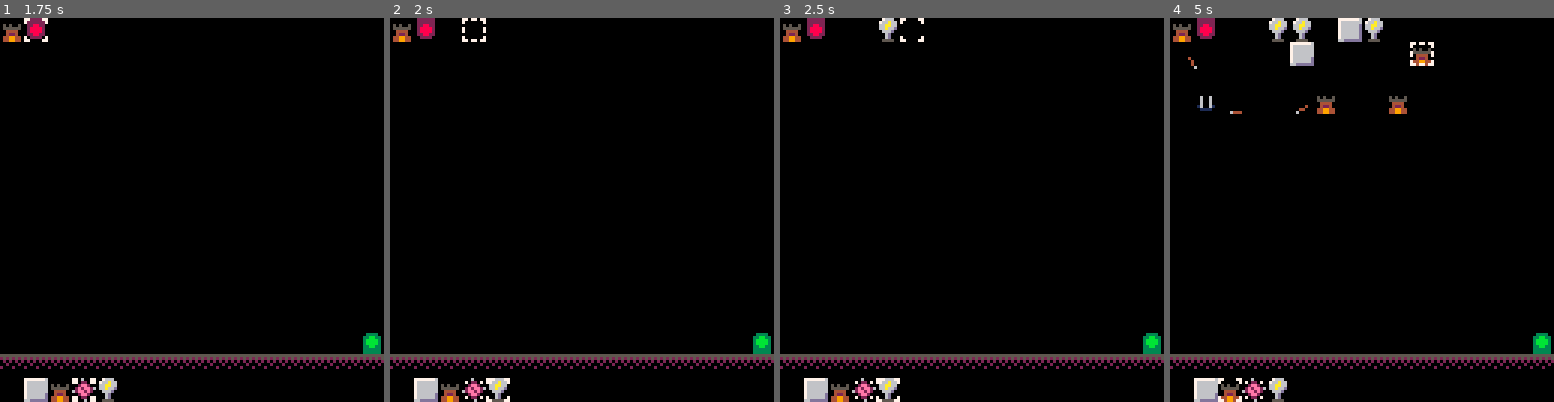
Above: before the commit, frames 1-4 (left to right).
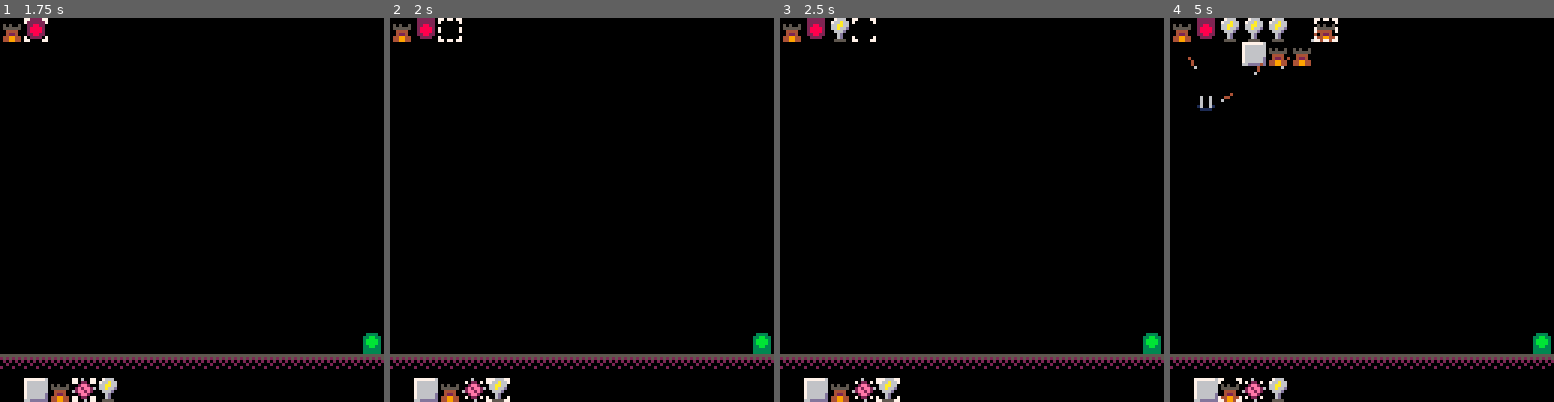
Above: after the commit, the same moments.

Repository: ClaytonKnittel/pico8-test
Game: PICO-8 cartridge main.p8
Two runs of this game, one before a commit and one after it. Both use one fixed random seed, a clock stepped at 60 frames per second and the inputs below.
Inputs:
- Up to frame 1 (1.75 s): tap X (X key) at 0.33, 1.07 s; tap O (Z key) at 0.7, 1.7 s; hold Right from 1.6 s (still down)
- Up to frame 2 (2 s): keep holding Right; tap X (X key) at 1.85 s
- Up to frame 3 (2.5 s): release Right at 2.1 s; tap O (Z key) at 2.1 s; hold Up 2.15-2.42 s; hold Right from 2.47 s (still down)
- Up to frame 4 (5 s): tap O (Z key) every 0.4 s from 2.5 to 4.9 s; tap X (X key) at 2.97, 4.08 s; release Right at 3.03 s; hold Left 3.08-3.58 s; hold Down 3.63-3.97 s; hold Right 4.02-4.68 s; hold Up from 4.73 s (still down)

Frame 1 is identical in both runs. In frame 2, 0.2% of the frame differs, in the area x 12-25%, y 0-7%; in frame 3, 0.6%; in frame 4, 3.2%, in the area x 13-69%, y 0-25%.

Commit message:
Initial button delay

Diff:
--- a/main.p8
+++ b/main.p8
@@ -38,35 +38,58 @@
 end
 
 function UpdateInput()
-  local FREQ = 4
-
-  for i, timer in ipairs(button_timers) do
-    button_timers[i] = max(button_timers[i] - 1, 0)
-  end
-
-  function Pressed(button)
-    local pressed = btn(button) and button_timers[button + 1] == 0
-    if pressed then
-      button_timers[button + 1] = FREQ
+  local INITIAL_DELAY = 10
+  local REPEAT_DELAY = 4
+
+  local REPEAT_OFFSET = 64
+
+  local buttons = {
+    btn(0),
+    btn(1),
+    btn(2),
+    btn(3),
+    btn(4),
+    btn(5)
+  }
+
+  local pressed = {}
+
+  for i, time in ipairs(button_timers) do
+    if not buttons[i] then
+      button_timers[i] = 0
+    elseif time == 0 then
+      pressed[i] = true
+      button_timers[i] = INITIAL_DELAY + 1
+    elseif time == 1 then
+      pressed[i] = true
+      button_timers[i] += REPEAT_DELAY
+    else
+      button_timers[i] -= 1
     end
-    return pressed
-  end
-
-  if Pressed(LEFT) then
+  end
+
+  local left = pressed[LEFT + 1]
+  local right = pressed[RIGHT + 1]
+  local up = pressed[UP + 1]
+  local down = pressed[DOWN + 1]
+  local btn_z = pressed[BTN_Z + 1]
+  local btn_x = pressed[BTN_X + 1]
+
+  if left then
     cursor_pos.x = max(cursor_pos.x - 1, 0)
   end
-  if Pressed(RIGHT) then
+  if right then
     cursor_pos.x = min(cursor_pos.x + 1, WORLD_WIDTH - 1)
   end
-  if Pressed(UP) then
+  if up then
     cursor_pos.y = max(cursor_pos.y - 1, 0)
   end
-  if Pressed(DOWN) then
+  if down then
     cursor_pos.y = min(cursor_pos.y + 1, WORLD_HEIGHT - 1)
   end
 
   -- Place tower
-  if Pressed(BTN_Z) then
+  if btn_z then
     local grid_tile_type = grid.tile(cursor_pos)
     local selected_tower_type = PLACEABLE_TILES[selected_tower_index]
     assert(selected_tower_type ~= nil)
@@ -92,7 +115,7 @@
   end
 
   -- Scroll to next tower option
-  if Pressed(BTN_X) then
+  if btn_x then
     if selected_tower_index == #PLACEABLE_TILES then
       selected_tower_index = 1
     else
